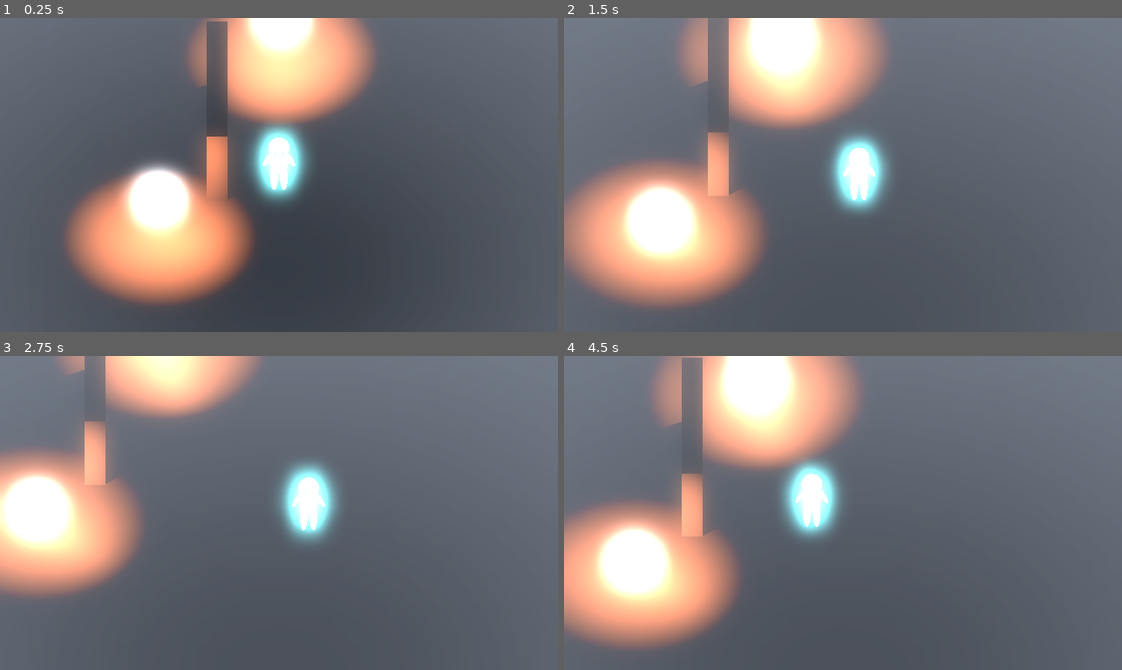
Above: before the commit, frames 1-4 (two rows, left to right).
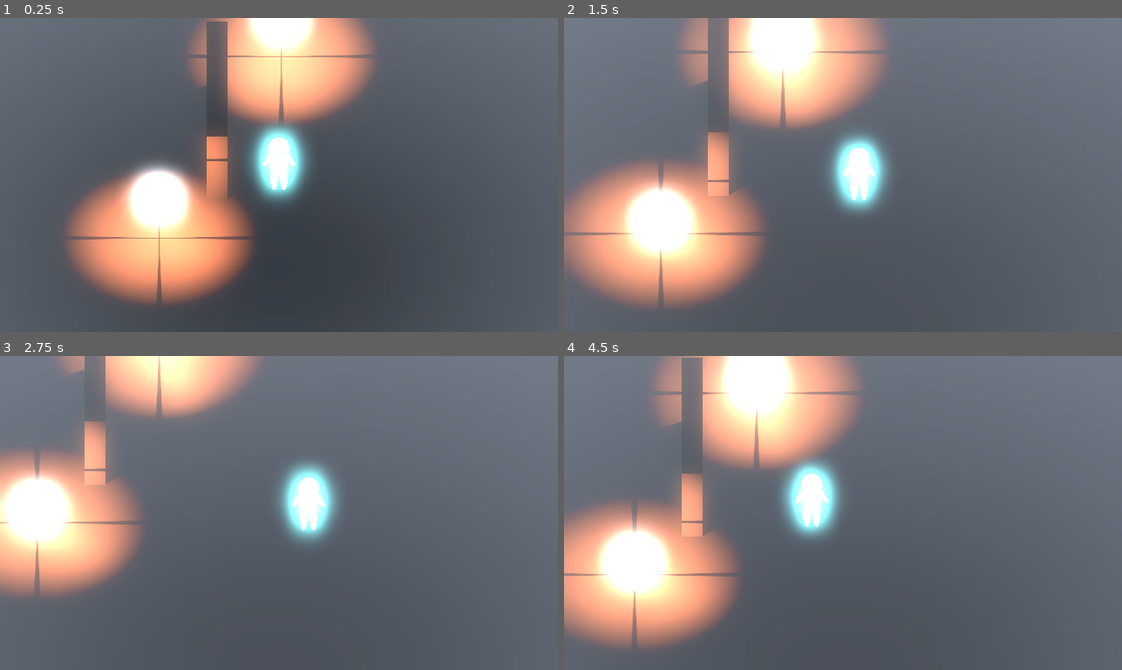
Above: after the commit, the same moments.

Repository: Boyquotes/TheGhost
Game: Godot game, scene res://base_level.tscn
Two runs of this game, one before a commit and one after it. Both use one fixed random seed, a clock stepped at 60 frames per second and the inputs below.
Inputs:
- Up to frame 1 (0.25 s): no input
- Up to frame 2 (1.5 s): hold Right (ui_right) 0.53-1.28 s; hold Down (ui_down) from 1.28 s (still down)
- Up to frame 3 (2.75 s): release Down (ui_down) at 2.03 s; hold Right (ui_right) from 2.03 s (still down)
- Up to frame 4 (4.5 s): release Right (ui_right) at 2.78 s; hold Up (ui_up) 2.78-3.53 s; hold Left (ui_left) from 3.53 s (still down)

The runs differ from the first frame. In frame 1, 0.7% of the frame differs, in the area x 12-68%, y 9-92%; in frame 2, 0.8%, in the area x 0-58%, y 10-92%; in frame 3, 0.5%; in frame 4, 0.8%.
Error in both runs: Invalid assignment on read-only value (on base: 'Dictionary'). (res://scripts/StateMachine.gd:43)

Commit message:
2022/10/03 12:35

Diff:
--- a/ball.tscn
+++ b/ball.tscn
@@ -15,6 +15,12 @@
 material = SubResource("StandardMaterial3D_i6ptm")
 radial_segments = 20
 rings = 20
+
+[sub_resource type="ORMMaterial3D" id="ORMMaterial3D_ym75v"]
+albedo_color = Color(0, 0, 0, 1)
+
+[sub_resource type="ORMMaterial3D" id="ORMMaterial3D_3nn2m"]
+albedo_color = Color(0, 0, 0, 1)
 
 [node name="Ball" type="RigidBody3D" groups=["Moveable"]]
 mass = 10.0
@@ -41,3 +47,26 @@
 light_specular = 2.0
 shadow_enabled = true
 omni_range = 5.5
+
+[node name="CsgTorus3d" type="CSGTorus3D" parent="."]
+inner_radius = 1.0
+outer_radius = 1.05
+sides = 30
+ring_sides = 10
+material = SubResource("ORMMaterial3D_ym75v")
+
+[node name="CsgTorus3d2" type="CSGTorus3D" parent="."]
+transform = Transform3D(1, 0, 0, 0, -4.37114e-08, 1, 0, -1, -4.37114e-08, 0, 0, 0)
+inner_radius = 1.0
+outer_radius = 1.05
+sides = 30
+ring_sides = 10
+material = SubResource("ORMMaterial3D_3nn2m")
+
+[node name="CsgTorus3d3" type="CSGTorus3D" parent="."]
+transform = Transform3D(-4.37114e-08, 1, 4.37114e-08, 0, -4.37114e-08, 1, 1, 4.37114e-08, 1.91069e-15, 0, 0, 0)
+inner_radius = 1.0
+outer_radius = 1.05
+sides = 30
+ring_sides = 10
+material = SubResource("ORMMaterial3D_3nn2m")
--- a/player.tscn
+++ b/player.tscn
@@ -74,10 +74,10 @@
 axis_lock_angular_x = true
 axis_lock_angular_y = true
 axis_lock_angular_z = true
-mass = 300.0
+mass = 0.01
 physics_material_override = SubResource("PhysicsMaterial_55mml")
 continuous_cd = true
-max_contacts_reported = 289
+max_contacts_reported = 10
 contact_monitor = true
 lock_rotation = true
 script = SubResource("GDScript_vguam")
--- a/scripts/Player.gd
+++ b/scripts/Player.gd
@@ -7,8 +7,7 @@
 
 func _apply_movement():
 	_handle_move_input()
-	velocity.x = motion.x * speed
-	velocity.z = motion.z * speed
+	velocity = Vector3(motion.x * speed, velocity.y, motion.z * speed)
 	move_and_slide()
 
 func _handle_move_input():
--- a/scripts/PlayerSM.gd
+++ b/scripts/PlayerSM.gd
@@ -2,16 +2,16 @@
 
 
 const STATES = {
-	'idle'=1,
-	'walking'=2
+	'idle'= 1,
+	'walking'= 2
 }
 
 func _ready():
 	add_states(STATES)
-	call_deferred("set_state",STATES.idle)
+	set_state(STATES.idle)
 
 
-func _physics_process(delta: float) -> void:
+func _physics_process(_delta):
 	parent._apply_movement()
 
 
Not shown: 1 places in ball.tscn that only renumber resources
